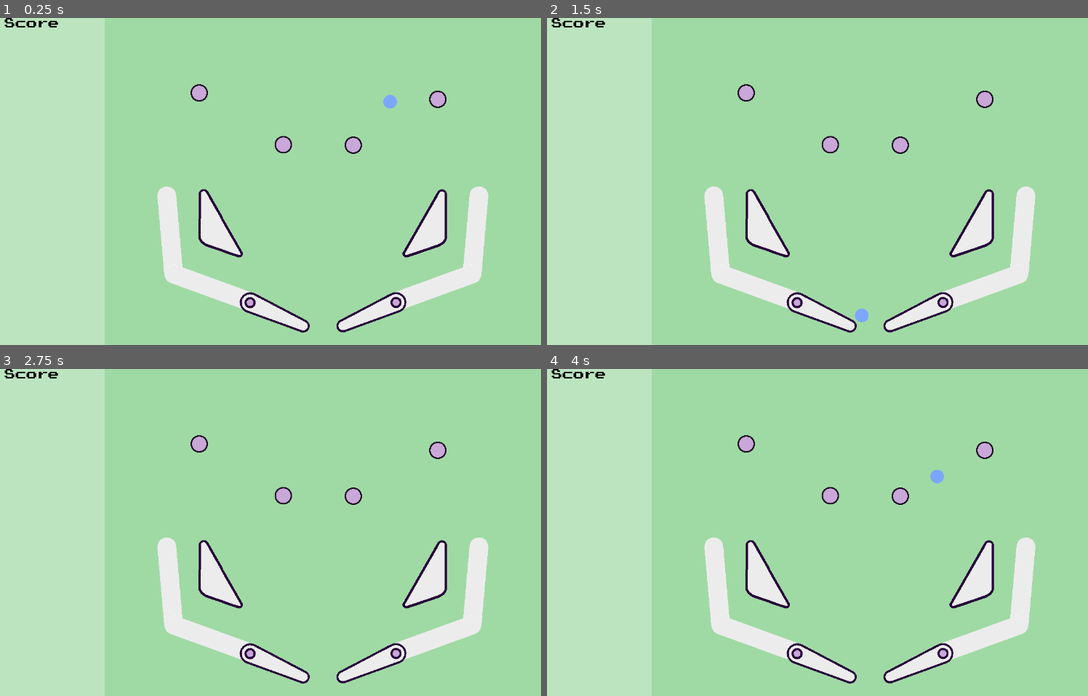
Above: before the commit, frames 1-4 (two rows, left to right).
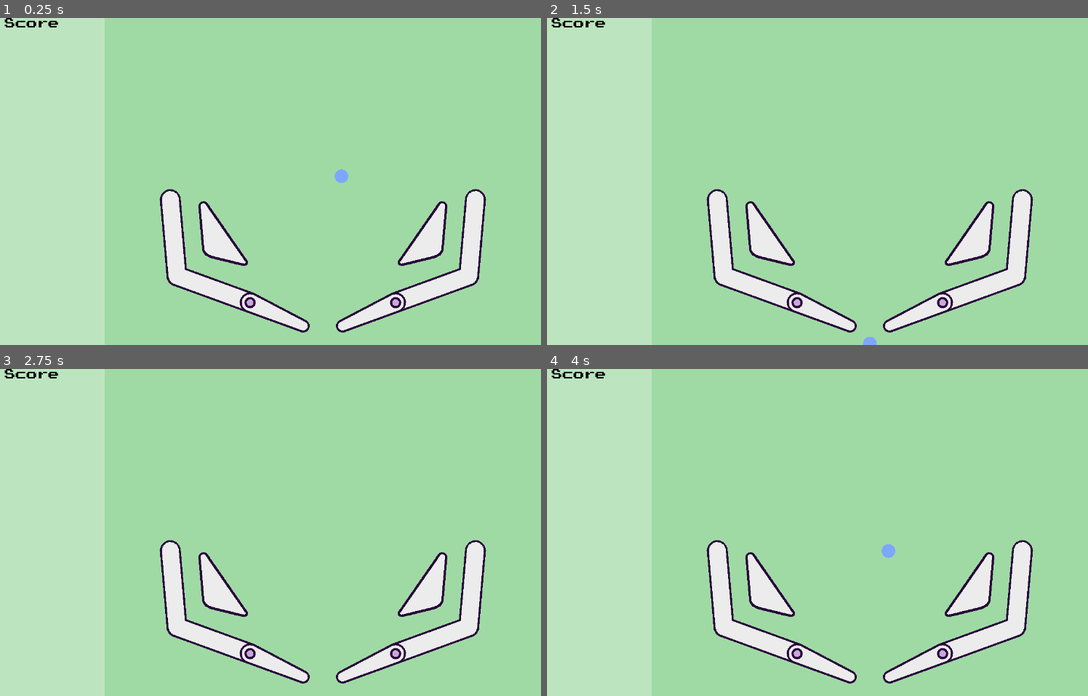
Above: after the commit, the same moments.

Repository: brianyyang/pinballer
Game: Godot game, scene res://scenes/pinball_section.tscn
Two runs of this game, one before a commit and one after it. Both use one fixed random seed, a clock stepped at 60 frames per second and the inputs below.
Inputs:
- Up to frame 1 (0.25 s): no input
- Up to frame 2 (1.5 s): no input
- Up to frame 3 (2.75 s): no input
- Up to frame 4 (4 s): tap Enter at 2.75 s; tap Space (restart) at 3.5 s

The runs differ from the first frame. In frame 1, 3.4% of the frame differs, in the area x 29-91%, y 20-97%; in frame 2, 3.4%; in frame 3, 3.2%; in frame 4, 3.4%.

Commit message:
Add signal bus and elbow

Diff:
--- a/project.godot
+++ b/project.godot
@@ -15,10 +15,16 @@
 config/features=PackedStringArray("4.4", "Forward Plus")
 config/icon="res://icon.svg"
 
+[autoload]
+
+SignalBus="*res://scripts/signal_bus.gd"
+
 [display]
 
 window/size/viewport_width=1280
 window/size/viewport_height=720
+window/size/window_width_override=1920
+window/size/window_height_override=1080
 window/stretch/mode="viewport"
 window/canvas_textures/default_texture_filter=1
 
@@ -42,6 +48,12 @@
 ]
 }
 
+[layer_names]
+
+2d_physics/layer_1="ball"
+2d_physics/layer_2="hitstop"
+2d_physics/layer_3="boundaries"
+
 [rendering]
 
 textures/canvas_textures/default_texture_filter=0
--- a/scenes/ball.tscn
+++ b/scenes/ball.tscn
@@ -5,6 +5,8 @@
 [sub_resource type="CircleShape2D" id="CircleShape2D_cxlvu"]
 
 [node name="Ball" type="RigidBody2D"]
+collision_mask = 6
+contact_monitor = true
 script = ExtResource("1_7s4qf")
 
 [node name="CollisionShape2D" type="CollisionShape2D" parent="."]
--- a/scenes/board_pieces/bumper.tscn
+++ b/scenes/board_pieces/bumper.tscn
@@ -4,9 +4,10 @@
 [ext_resource type="PhysicsMaterial" uid="uid://c1ihd1bkh6uis" path="res://physics_materials/bouncy.tres" id="1_5lrag"]
 
 [sub_resource type="CircleShape2D" id="CircleShape2D_5lrag"]
-radius = 64.5
+radius = 61.5
 
 [node name="Bumper" type="StaticBody2D"]
+collision_layer = 2
 physics_material_override = ExtResource("1_5lrag")
 
 [node name="Sprite2D" type="Sprite2D" parent="."]
--- /dev/null
+++ b/scenes/board_pieces/elbow.tscn
@@ -0,0 +1,19 @@
+[gd_scene load_steps=3 format=3 uid="uid://b3lfiscessio"]
+
+[ext_resource type="PackedScene" uid="uid://3ddhht3uegqa" path="res://scenes/board_pieces/wall.tscn" id="1_uv8yc"]
+[ext_resource type="Texture2D" uid="uid://67nsqjbl8044" path="res://assets/wall_filling.png" id="2_ac05f"]
+
+[node name="Elbow" type="Node2D"]
+
+[node name="Wall2" parent="." instance=ExtResource("1_uv8yc")]
+position = Vector2(-15, -137)
+rotation = 1.48353
+
+[node name="Wall" parent="." instance=ExtResource("1_uv8yc")]
+position = Vector2(125, 45)
+rotation = 0.349066
+
+[node name="Cover" type="Sprite2D" parent="."]
+position = Vector2(-15, -137.5)
+rotation = 1.48353
+texture = ExtResource("2_ac05f")
--- a/scenes/board_pieces/slingshot.tscn
+++ b/scenes/board_pieces/slingshot.tscn
@@ -4,6 +4,7 @@
 [ext_resource type="PhysicsMaterial" uid="uid://c1ihd1bkh6uis" path="res://physics_materials/bouncy.tres" id="1_sr71j"]
 
 [node name="Slingshot" type="StaticBody2D"]
+collision_layer = 2
 physics_material_override = ExtResource("1_sr71j")
 
 [node name="Sprite2D" type="Sprite2D" parent="."]
--- a/scenes/board_pieces/wall.tscn
+++ b/scenes/board_pieces/wall.tscn
@@ -4,6 +4,7 @@
 [ext_resource type="PhysicsMaterial" uid="uid://b45gxx1cetxu7" path="res://physics_materials/flipper_default.tres" id="1_tfrkp"]
 
 [node name="Wall" type="StaticBody2D"]
+collision_layer = 2
 physics_material_override = ExtResource("1_tfrkp")
 
 [node name="Sprite2D" type="Sprite2D" parent="."]
@@ -11,4 +12,4 @@
 
 [node name="CollisionPolygon2D" type="CollisionPolygon2D" parent="."]
 visible = false
-polygon = PackedVector2Array(-147, -34, 147, -34, 153, -33, 160, -29, 166, -23, 172, -15, 175, -6, 175, 0, 175, 6, 173, 13, 167, 22, 162, 27, 153, 32, 147, 34, -147, 34, -158, 30, -166, 24, -172, 16, -175, 8, -176, 0, -175, -6, -173, -13, -169, -20, -163, -26, -155, -31)
+polygon = PackedVector2Array(-141, -37, 141, -37, 148, -35, 154, -32, 160, -28, 166, -22, 169, -16, 172, -10, 173, -6, 173, 5, 172, 9, 170, 15, 166, 22, 161, 27, 156, 31, 150, 34, 142, 37, -141, 37, -150, 34, -158, 30, -162, 26, -166, 21, -170, 15, -172, 8, -173, 0, -172, -7, -170, -14, -165, -22, -158, -29, -150, -34)
--- a/scenes/flippers/flipper_left.tscn
+++ b/scenes/flippers/flipper_left.tscn
@@ -5,6 +5,7 @@
 [ext_resource type="Texture2D" uid="uid://b5vrxwdlitaq8" path="res://assets/flipper.png" id="2_j537t"]
 
 [node name="Flipper" type="AnimatableBody2D"]
+collision_layer = 2
 physics_material_override = ExtResource("1_d3amj")
 script = ExtResource("1_otgx2")
 pressed_angle = -30.0
@@ -21,3 +22,13 @@
 visible = false
 position = Vector2(-13, 0)
 polygon = PackedVector2Array(-10, 0, -9, -6, -7, -11, -5, -14, 0, -19, 6, -22, 11, -23, 17, -23, 142, -6, 146, -5, 150, -2, 152, 1, 154, 4, 155, 8, 154, 12, 151, 18, 147, 21, 143, 22, 10, 22, 3, 20, -4, 15, -8, 9)
+
+[node name="Area2D" type="Area2D" parent="."]
+collision_layer = 2
+
+[node name="CollisionPolygon2D" type="CollisionPolygon2D" parent="Area2D"]
+visible = false
+position = Vector2(-13, 0)
+polygon = PackedVector2Array(-10, 0, -9, -6, -7, -11, -5, -14, 0, -19, 6, -22, 11, -23, 17, -23, 142, -6, 146, -5, 150, -2, 152, 1, 154, 4, 155, 8, 154, 12, 151, 18, 147, 21, 143, 22, 10, 22, 3, 20, -4, 15, -8, 9)
+
+[connection signal="body_entered" from="Area2D" to="." method="_on_area_2d_body_entered"]
--- a/scenes/flippers/flipper_right.tscn
+++ b/scenes/flippers/flipper_right.tscn
@@ -5,6 +5,7 @@
 [ext_resource type="Texture2D" uid="uid://b5vrxwdlitaq8" path="res://assets/flipper.png" id="2_vpua2"]
 
 [node name="Flipper" type="AnimatableBody2D"]
+collision_layer = 2
 physics_material_override = ExtResource("1_vpua2")
 script = ExtResource("1_sonvi")
 pressed_angle = 30.0
@@ -12,12 +13,23 @@
 trigger = "flipper_right"
 
 [node name="Sprite2D" type="Sprite2D" parent="."]
-position = Vector2(-58.5, 0)
+position = Vector2(-59.5, 0)
 scale = Vector2(0.5, 0.5)
 texture = ExtResource("2_vpua2")
 
 [node name="CollisionPolygon2D" type="CollisionPolygon2D" parent="."]
 visible = false
-position = Vector2(14, 0)
+position = Vector2(13, 0)
 scale = Vector2(-1, 1)
 polygon = PackedVector2Array(-10, 0, -9, -6, -7, -11, -5, -14, 0, -19, 6, -22, 11, -23, 17, -23, 142, -6, 146, -5, 150, -2, 152, 1, 154, 4, 155, 8, 154, 12, 151, 18, 147, 21, 143, 22, 10, 22, 3, 20, -4, 15, -8, 9)
+
+[node name="Area2D" type="Area2D" parent="."]
+collision_layer = 2
+
+[node name="CollisionPolygon2D" type="CollisionPolygon2D" parent="Area2D"]
+visible = false
+position = Vector2(13, 0)
+scale = Vector2(-1, 1)
+polygon = PackedVector2Array(-10, 0, -9, -6, -7, -11, -5, -14, 0, -19, 6, -22, 11, -23, 17, -23, 142, -6, 146, -5, 150, -2, 152, 1, 154, 4, 155, 8, 154, 12, 151, 18, 147, 21, 143, 22, 10, 22, 3, 20, -4, 15, -8, 9)
+
+[connection signal="body_entered" from="Area2D" to="." method="_on_area_2d_body_entered"]
--- a/scenes/pinball_section.tscn
+++ b/scenes/pinball_section.tscn
@@ -1,14 +1,13 @@
-[gd_scene load_steps=12 format=3 uid="uid://dhcu4tm3ekt2p"]
+[gd_scene load_steps=11 format=3 uid="uid://dhcu4tm3ekt2p"]
 
 [ext_resource type="Texture2D" uid="uid://gfquwcjjxc36" path="res://assets/bg.jpg" id="1_adap0"]
 [ext_resource type="PackedScene" uid="uid://comecc41jtvts" path="res://scenes/ball.tscn" id="1_tgthy"]
-[ext_resource type="PackedScene" uid="uid://3ddhht3uegqa" path="res://scenes/board_pieces/wall.tscn" id="3_370jo"]
 [ext_resource type="PackedScene" uid="uid://qiu4famh3wb8" path="res://scenes/flippers/flipper_left.tscn" id="3_cl3w4"]
+[ext_resource type="PackedScene" uid="uid://b3lfiscessio" path="res://scenes/board_pieces/elbow.tscn" id="3_w2vdm"]
 [ext_resource type="PackedScene" uid="uid://jpevy4x8oujy" path="res://scenes/flippers/flipper_right.tscn" id="4_ngjkx"]
 [ext_resource type="Theme" uid="uid://cqdvo73vfg2vn" path="res://main_theme.tres" id="5_8ws7d"]
 [ext_resource type="PhysicsMaterial" uid="uid://c1ihd1bkh6uis" path="res://physics_materials/bouncy.tres" id="6_we4ba"]
 [ext_resource type="PackedScene" uid="uid://dmu2li8wfxpfc" path="res://scenes/board_pieces/slingshot.tscn" id="7_f5omn"]
-[ext_resource type="PackedScene" uid="uid://cc7gl2ljwfmb4" path="res://scenes/board_pieces/bumper.tscn" id="9_w2vdm"]
 
 [sub_resource type="WorldBoundaryShape2D" id="WorldBoundaryShape2D_8ws7d"]
 
@@ -23,49 +22,40 @@
 metadata/_edit_lock_ = true
 
 [node name="Ball" parent="." instance=ExtResource("1_tgthy")]
-position = Vector2(948, 156)
+position = Vector2(841, 320)
 radius = 15
 color = Color(0.489834, 0.654025, 1, 1)
 
 [node name="Main Board" type="Node" parent="."]
 
-[node name="Left Vertical Wall" parent="Main Board" instance=ExtResource("3_370jo")]
-position = Vector2(464, 476)
-rotation = 1.48353
-scale = Vector2(0.6, 0.6)
+[node name="Right Elbow" parent="Main Board" instance=ExtResource("3_w2vdm")]
+position = Vector2(1119, 569)
+scale = Vector2(-0.62, 0.62)
 
-[node name="Right Vertical Wall" parent="Main Board" instance=ExtResource("3_370jo")]
-position = Vector2(1136, 476)
-rotation = -1.48353
-scale = Vector2(0.6, -0.6)
-
-[node name="Left Wall" parent="Main Board" instance=ExtResource("3_370jo")]
-position = Vector2(552, 593)
-rotation = 0.349066
-scale = Vector2(0.6, 0.6)
-
-[node name="Right Wall" parent="Main Board" instance=ExtResource("3_370jo")]
-position = Vector2(1048, 593)
-rotation = -0.349066
-scale = Vector2(0.6, 0.6)
+[node name="Left Elbow" parent="Main Board" instance=ExtResource("3_w2vdm")]
+position = Vector2(481, 569)
+scale = Vector2(0.62, 0.62)
 
 [node name="Left Flipper" parent="Main Board" instance=ExtResource("3_cl3w4")]
 position = Vector2(640, 627)
 rotation = 0.349066
 rest_angle = 20.0
+flipper_speed = 720.0
 
 [node name="Right Flipper" parent="Main Board" instance=ExtResource("4_ngjkx")]
 position = Vector2(960, 627)
 rotation = -0.349066
 rest_angle = -20.0
+flipper_speed = 720.0
 
 [node name="Right Slingshot" parent="Main Board" instance=ExtResource("7_f5omn")]
-position = Vector2(1025, 452)
+position = Vector2(1020, 475)
+rotation = 0.0872665
 scale = Vector2(0.5, 0.5)
 
 [node name="Left Slingshot" parent="Main Board" instance=ExtResource("7_f5omn")]
-position = Vector2(575, 452)
-rotation = -3.14159
+position = Vector2(580, 475)
+rotation = -3.22886
 scale = Vector2(0.5, -0.5)
 
 [node name="UI" type="CanvasLayer" parent="."]
@@ -94,6 +84,7 @@
 
 [node name="Left" type="StaticBody2D" parent="Boundaries"]
 position = Vector2(320, 360)
+collision_layer = 4
 physics_material_override = ExtResource("6_we4ba")
 
 [node name="CollisionShape2D" type="CollisionShape2D" parent="Boundaries/Left"]
@@ -102,24 +93,9 @@
 
 [node name="Right" type="StaticBody2D" parent="Boundaries"]
 position = Vector2(1280, 360)
+collision_layer = 4
 physics_material_override = ExtResource("6_we4ba")
 
 [node name="CollisionShape2D" type="CollisionShape2D" parent="Boundaries/Right"]
 rotation = -1.5708
 shape = SubResource("WorldBoundaryShape2D_we4ba")
-
-[node name="Bumper" parent="." instance=ExtResource("9_w2vdm")]
-position = Vector2(528, 165)
-scale = Vector2(0.3, 0.3)
-
-[node name="Bumper2" parent="." instance=ExtResource("9_w2vdm")]
-position = Vector2(713, 279)
-scale = Vector2(0.3, 0.3)
-
-[node name="Bumper4" parent="." instance=ExtResource("9_w2vdm")]
-position = Vector2(867, 280)
-scale = Vector2(0.3, 0.3)
-
-[node name="Bumper3" parent="." instance=ExtResource("9_w2vdm")]
-position = Vector2(1053, 179)
-scale = Vector2(0.3, 0.3)
--- a/scripts/ball.gd
+++ b/scripts/ball.gd
@@ -6,8 +6,10 @@
 @onready var collision_shape: CollisionShape2D = $CollisionShape2D
 @onready var original_position := position
 var reset_state := false
+var freeze_time := 0
 
 func _ready() -> void:
+	SignalBus.connect("hitstun", Callable(self, "_on_hitstun"))
 	collision_shape.shape.radius = radius
 
 func _draw() -> void:
@@ -16,6 +18,10 @@
 func _physics_process(delta: float) -> void:
 	if Input.is_action_pressed("restart"):
 		reset_state = true
+	if freeze_time > 0:
+		freeze_time -= delta
+		if freeze_time <= 0:
+			call_deferred("set_freeze", false)
 
 func _integrate_forces(state):
 	if reset_state:
@@ -23,3 +29,11 @@
 		linear_velocity = Vector2.ZERO
 		angular_velocity = 0
 		reset_state = false
+
+func _on_hitstun() -> void:
+	pass
+	# call_deferred("set_freeze", true)
+	# freeze_time = 1
+
+func set_freeze(value: bool) -> void:
+	freeze = value
--- a/scripts/flipper.gd
+++ b/scripts/flipper.gd
@@ -19,3 +19,8 @@
 	var max_step = flipper_speed * delta
 	angle_diff = clamp(angle_diff, -max_step, max_step)
 	rotation_degrees += angle_diff
+
+
+func _on_area_2d_body_entered(body: Node2D) -> void:
+	if body.collision_layer == 1:
+		SignalBus.emit_signal("hitstun")
--- /dev/null
+++ b/scripts/signal_bus.gd
@@ -0,0 +1,3 @@
+extends Node2D
+
+signal hitstun()
Binary file changed: assets/bumper.png
Binary file changed: assets/wall.png
Binary file added: assets/wall_filling.png
Not shown, added: assets/wall_filling.png.import
Not shown, added: scripts/signal_bus.gd.uid
